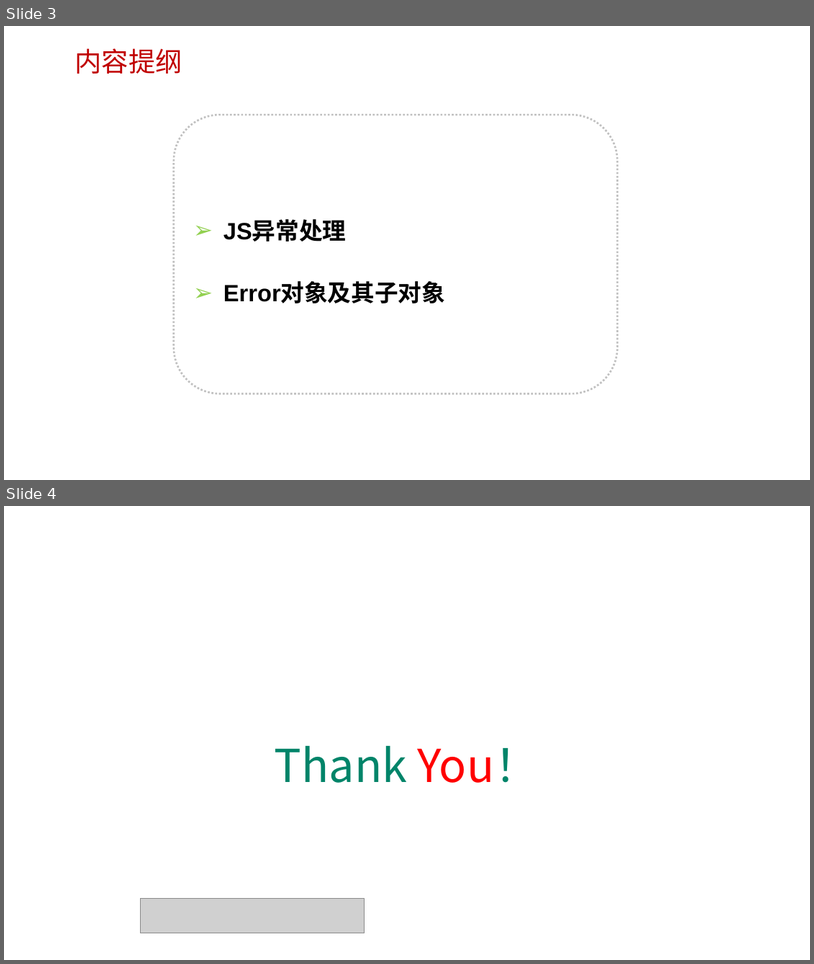
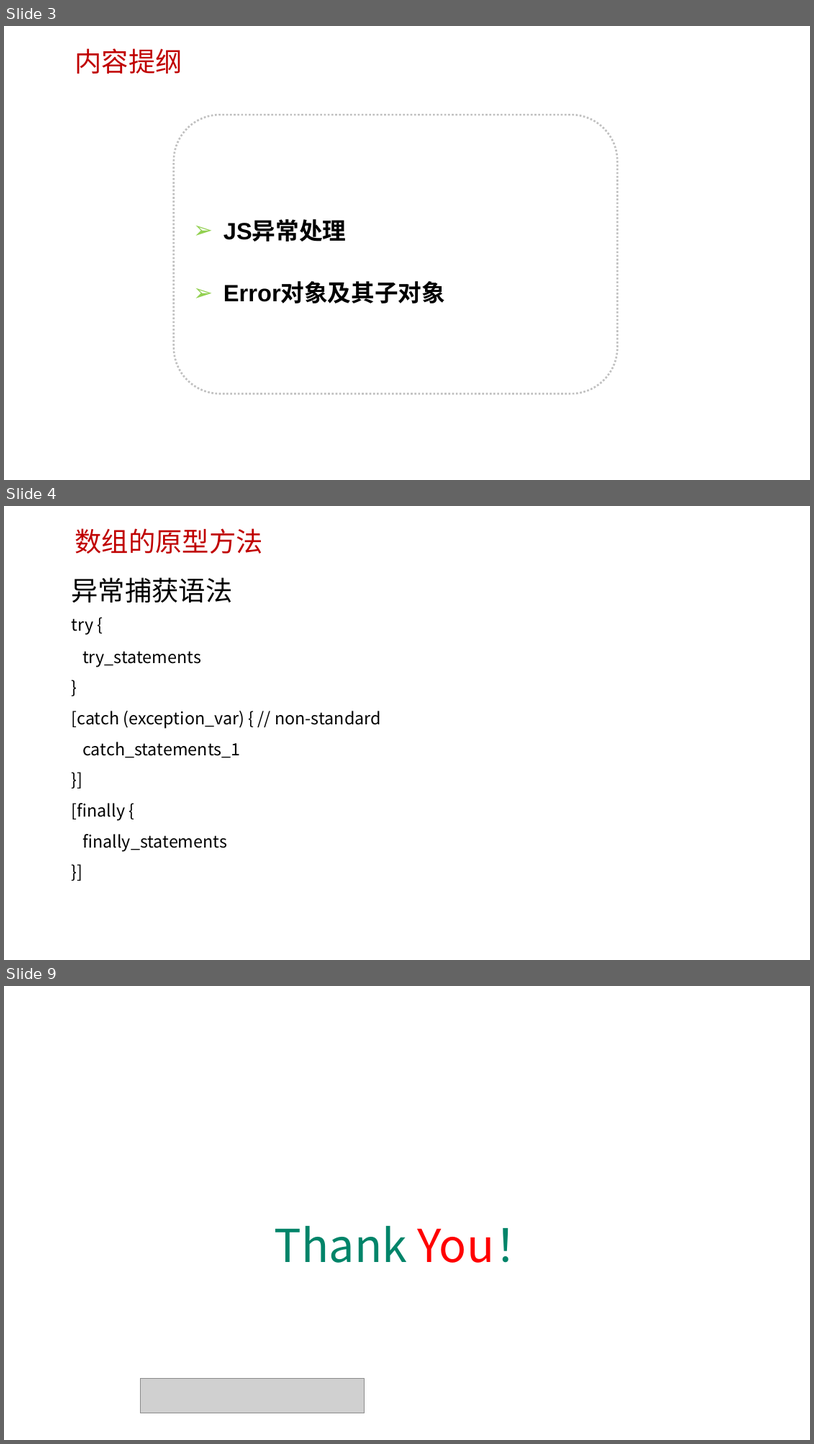
Before and after one commit to edu2act/course-javascript-advanced, a slide deck: 课程PPT/10.JavaScript标准内置对象-构造器（Error、EegExp）.pptx. Shown one above the other, each under a label of ours: slides 3 and 4 before the commit, slides 3, 4 and 9 after it; the slides between them are not shown. The pictures are 814x964 and 814x1444 pixels, drawn with LibreOffice and Linux fonts; fonts in the diff are those of the drawing; grey boxes stand for pictures; background and template pictures are left out. Boxes give left, top, right and bottom in pixels: in the first picture for what was removed or moved away, otherwise in the second. Text is boxed around its words. In the diff, an @@ line names an element or a change of style, - is before the commit and + after.

```diff
--- a/课程PPT/10.JavaScript标准内置对象-构造器（Error、EegExp）.pptx
+++ b/课程PPT/10.JavaScript标准内置对象-构造器（Error、EegExp）.pptx
@@ slide 4 added at [4,506,810,960], background picture (left out) @@
@@ text added at [75,528,262,554], 32 pt, text #C00000 @@
+数组的原型方法
@@ text added at [71,577,381,852], 20 pt, text #000000 @@
+异常捕获语法
+try {
+try_statements
+}
+[catch (exception_var) { // non-standard
+catch_statements_1
+}]
+[finally {
+finally_statements
+}]
@@ what was slide 4 is now slide 9 @@
```
Also in this commit, not shown: 2 slides changed, 4 other slides added, 11 other files.
